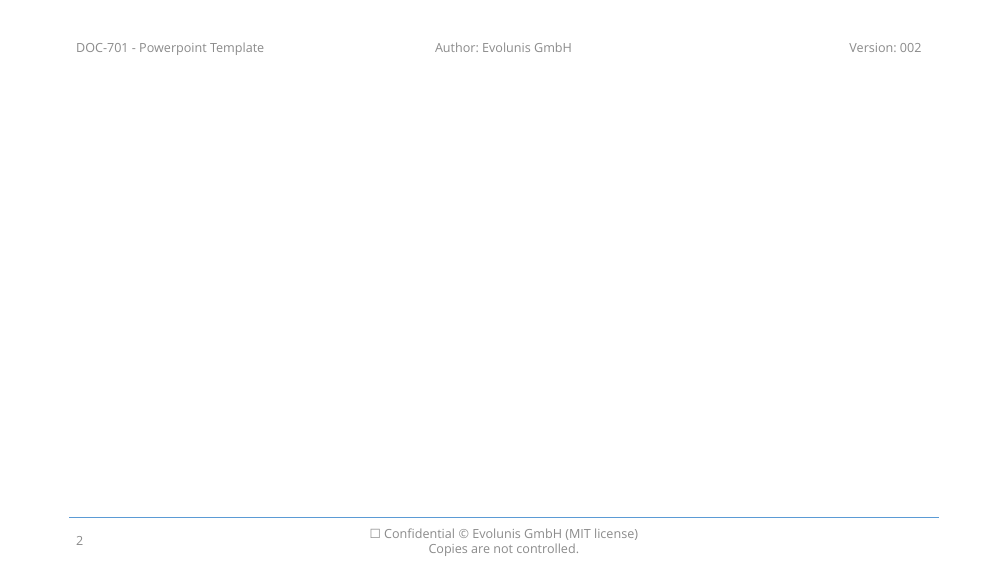
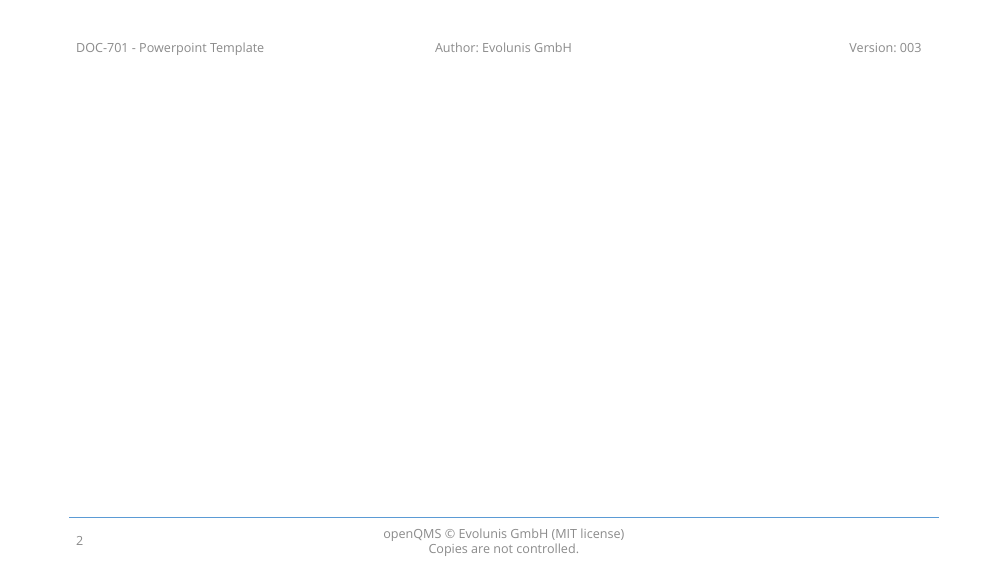
Before and after one commit to evolunis/openQMS, a slide deck: slide 2 of 7. Documentation and Records Subsystem/DOC/DOC-701 - Powerpoint Template.pptx. Drawn at 1008x567 pixels with LibreOffice and Linux fonts; fonts in the diff are those of the drawing; background and template pictures are left out. Boxes give left, top, right and bottom in pixels: in the first picture for what was removed or moved away, otherwise in the second. Text is boxed around its words. In the diff, an @@ line names an element or a change of style, - is before the commit and + after.

Commit message:
openQMS: update headers and footers Rationale: simplify design

```diff
--- a/7. Documentation and Records Subsystem/DOC/DOC-701 - Powerpoint Template.pptx
+++ b/7. Documentation and Records Subsystem/DOC/DOC-701 - Powerpoint Template.pptx
@@ text at <box>849,43,922,52</box>: text changed @@
-Version: 002
+Version: 003
@@ text at <box>383,528,624,556</box>: text changed @@
-☐ Confidential © Evolunis GmbH (MIT license)
-Copies are not controlled.
+openQMS © Evolunis GmbH (MIT license)
+Copies are not controlled.
```
Also in this commit, not shown: 1 other slide changed, 5 other files.
